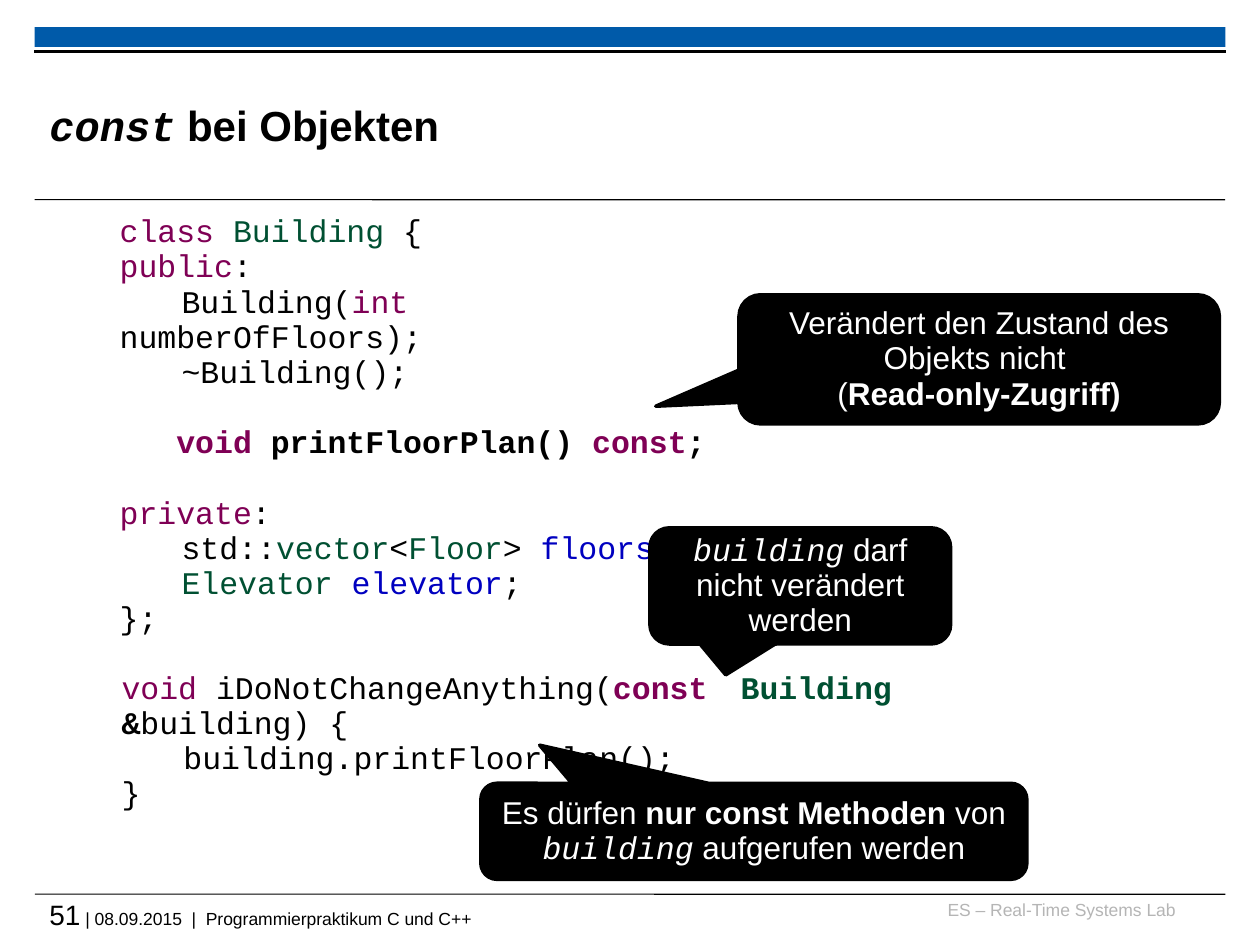
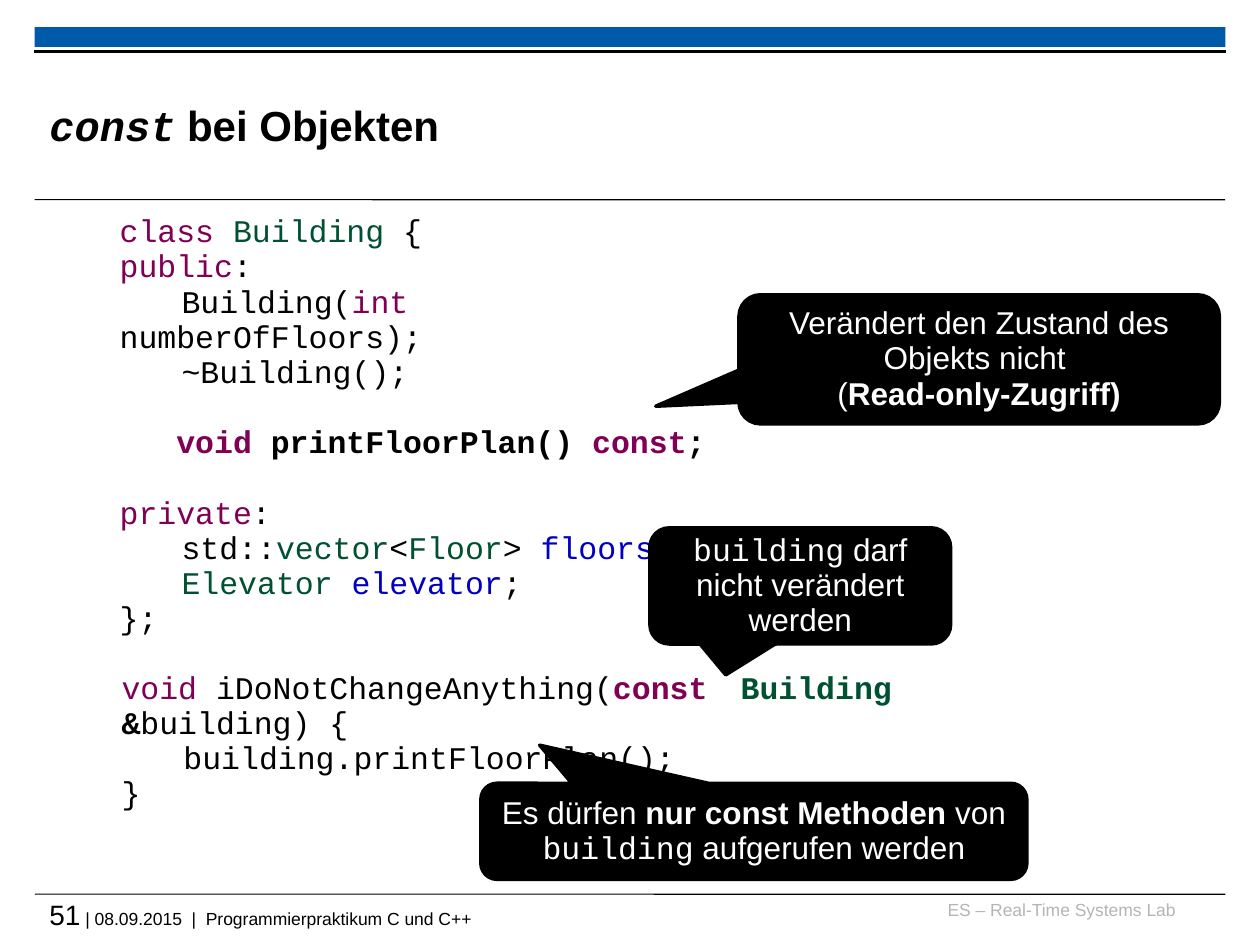
Before and after one commit to h82k/tud-cppp, a slide deck: slide 51 of vorlesung/cppp_lecture.pptx. Drawn at 1260x945 pixels with LibreOffice and Linux fonts; fonts in the diff are those of the drawing; background and template pictures are left out. Boxes give left, top, right and bottom in pixels: in the first picture for what was removed or moved away, otherwise in the second. Text is boxed around its words. In the diff, an @@ line names an element or a change of style, - is before the commit and + after.

```diff
--- a/vorlesung/cppp_lecture.pptx
+++ b/vorlesung/cppp_lecture.pptx
@@ rounded speech box "building darf nicht verändert werden" at bbox=[650, 528, 951, 644]: italic off in "building" @@
@@ rounded speech box "Es dürfen nur const Methoden ..." at bbox=[481, 784, 1027, 879]: italic off in "building" @@
```
Also in this commit, not shown: 2 other slides changed, 1 slide added, 2 other files.
